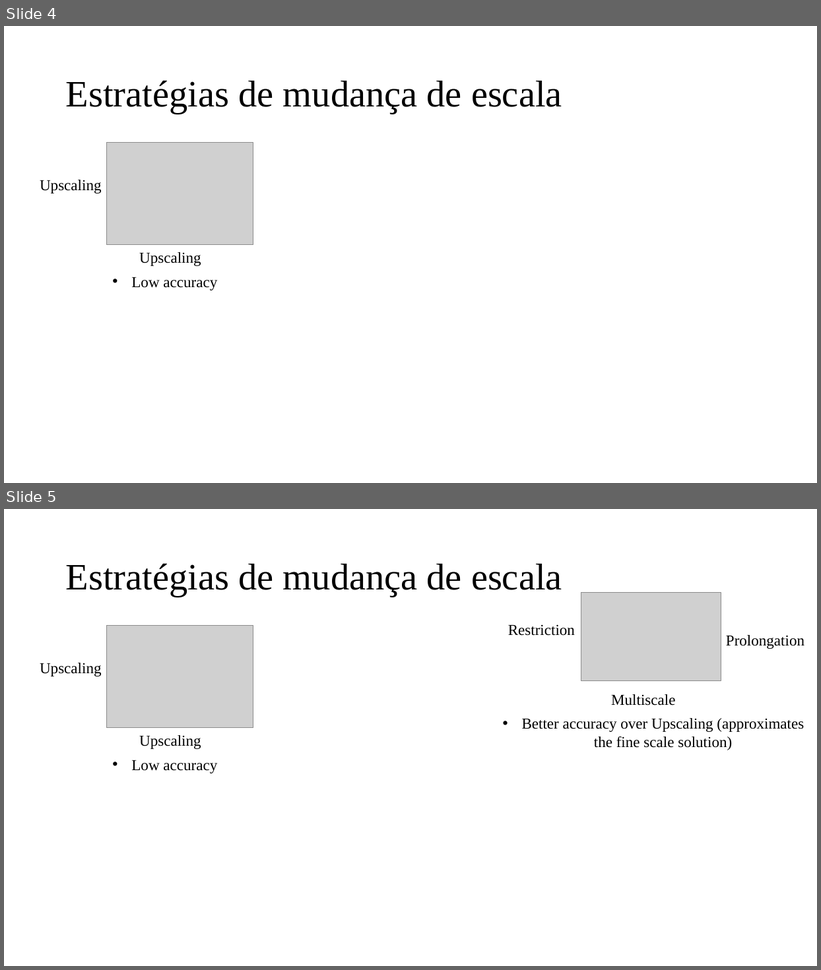
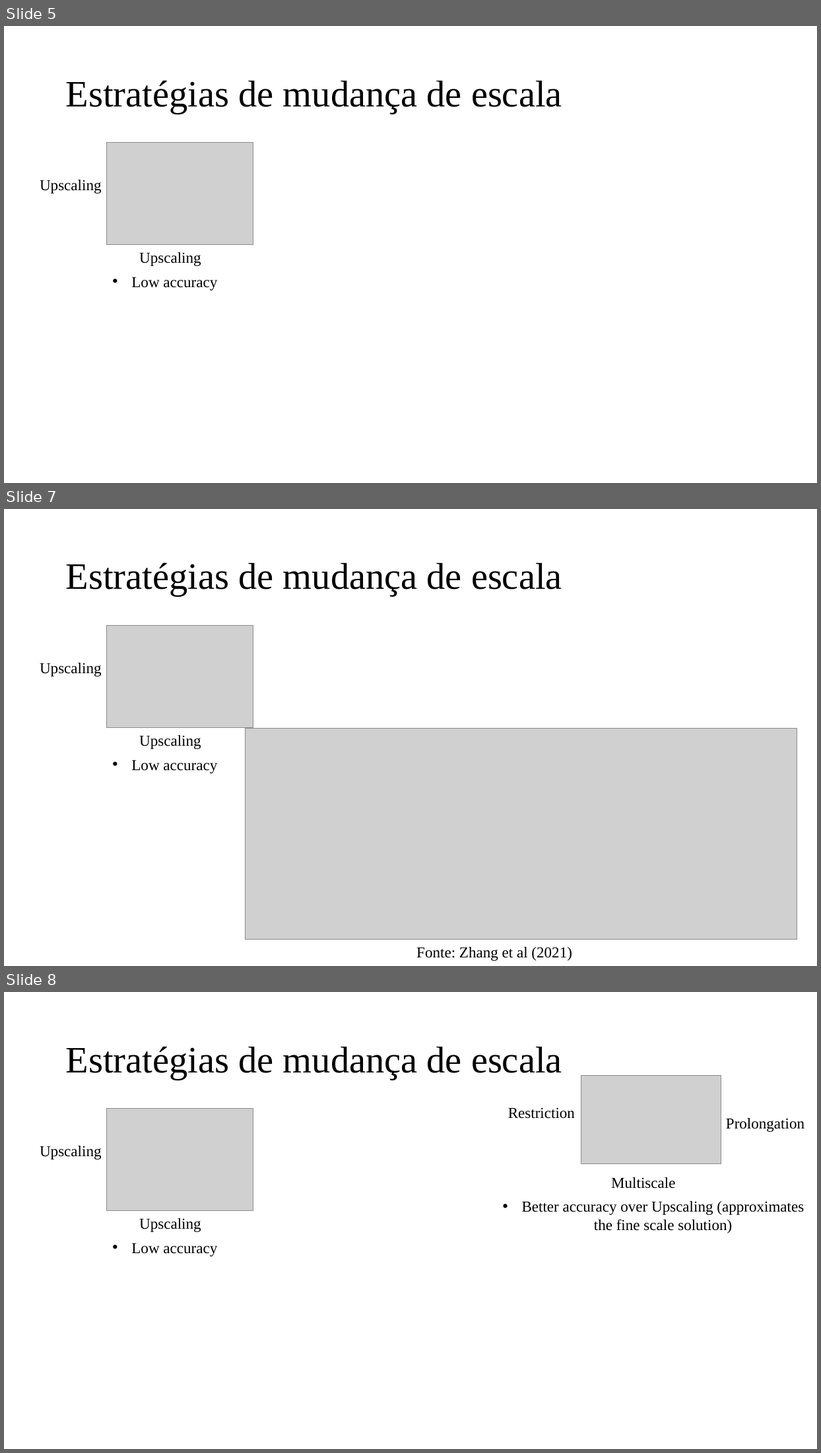
Before and after one commit to jpra2/matlab_mestrado, a slide deck: eds2/Apresentação EDS II.pptx. Shown one above the other, each under a label of ours: slides 4 and 5 before the commit, slides 5, 7 and 8 after it; the slides between them are not shown. The pictures are 821x970 and 821x1453 pixels, drawn with LibreOffice and Linux fonts; fonts in the diff are those of the drawing; grey boxes stand for pictures. Boxes give left, top, right and bottom in pixels: in the first picture for what was removed or moved away, otherwise in the second. Text is boxed around its words. In the diff, an @@ line names an element or a change of style, - is before the commit and + after.

```diff
--- a/eds2/Apresentação EDS II.pptx
+++ b/eds2/Apresentação EDS II.pptx
@@ slide 7 added at bbox=[4, 509, 817, 966], background #FFFFFF @@
@@ title added at bbox=[66, 562, 562, 596], 44 pt, text #000000 @@
+Estratégias de mudança de escala
@@ picture added at bbox=[106, 626, 253, 728] @@
@@ text added at bbox=[40, 663, 102, 677], 18 pt, text #000000 @@
+Upscaling
@@ text added at bbox=[139, 735, 201, 749], 18 pt, text #000000 @@
+Upscaling
@@ picture added at bbox=[245, 729, 797, 940] @@
@@ text added at bbox=[131, 760, 217, 774], 18 pt, text #000000 @@
+• Low accuracy
@@ text added at bbox=[416, 947, 572, 961], 18 pt, text #000000 @@
+Fonte: Zhang et al (2021)
@@ what was slide 4 is now slide 5 @@
@@ what was slide 5 is now slide 8 @@
```
Also in this commit, not shown: 4 slides changed, 27 other slides added.
